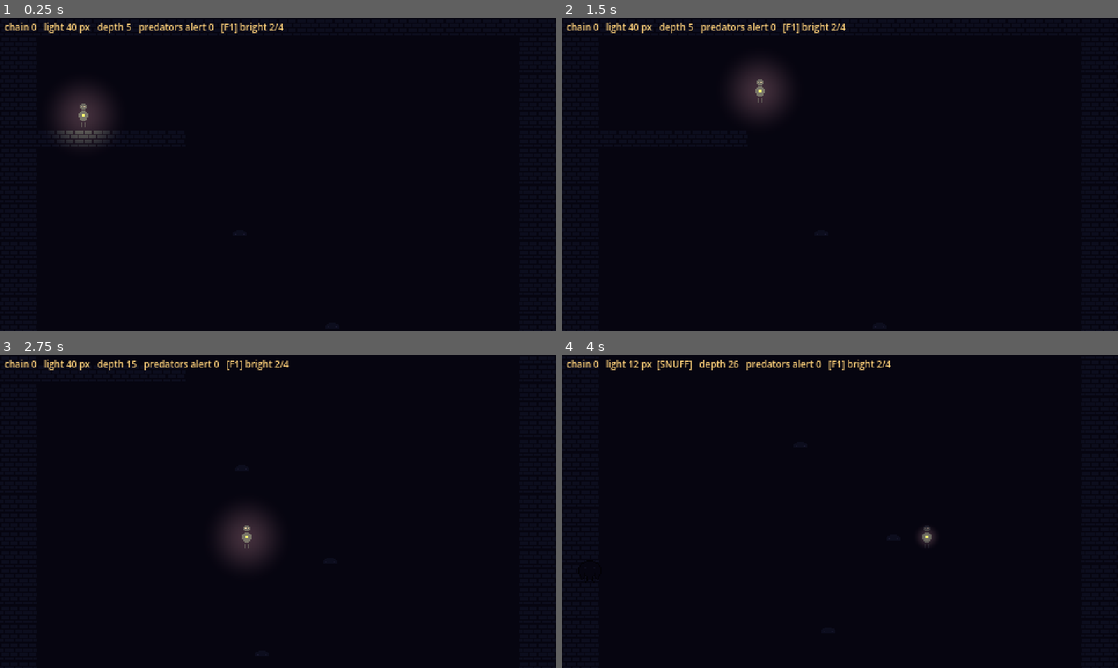
Above: before the commit, frames 1-4 (two rows, left to right).
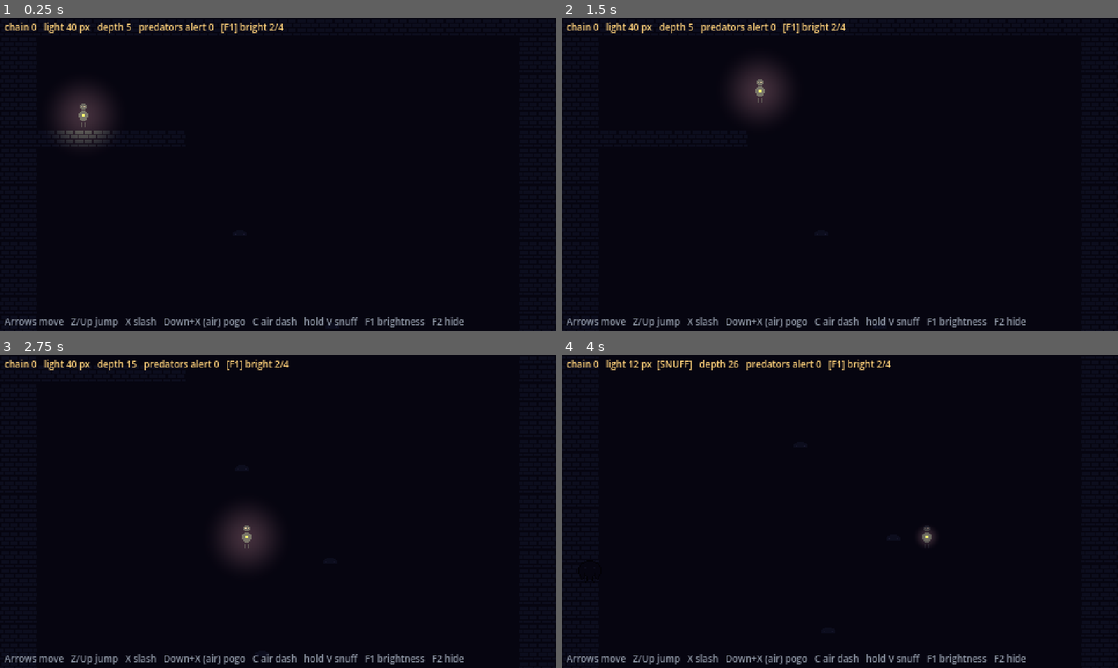
Above: after the commit, the same moments.

Repository: sonlemin/2d
Game: Godot game, scene res://scenes/shaft.tscn
The game is run twice, just before and just after one commit, with the same random seed, the same clock (stepped at 60 frames per second) and the same inputs.
Inputs:
- Up to frame 1 (0.25 s): no input
- Up to frame 2 (1.5 s): tap Enter at 0.5 s; hold Right (move_right) from 0.53 s (still down); tap C (dash) at 0.6 s; tap Z (jump) at 0.77, 0.8, 1.07, 1.35 s
- Up to frame 3 (2.75 s): tap Z (jump) at 1.52, 1.82, 2.3 s; tap C (dash) at 1.55 s; release Right (move_right) at 2.03 s; hold Left (move_left) from 2.03 s (still down); tap X (attack) at 2.1 s
- Up to frame 4 (4 s): release Left (move_left) at 2.78 s; hold Right (move_right) from 2.78 s (still down); tap C (dash) at 2.85 s; tap Z (jump) at 3.02, 3.32, 3.77, 3.8 s; hold V (light) from 3.53 s (still down)

The runs differ from the first frame. In frame 1, 1.0% of the frame differs, in the area x 0-84%, y 95-99%; in frame 2, 1.0%; in frame 3, 1.0%; in frame 4, 1.0%.

Commit message:
docs: on-screen controls bar (F2 toggles) + game/README.md
Co-Authored-By: Claude Opus 5.5 <noreply@anthropic.com>
Claude-Session: https://claude.ai/code/session_01YMih48V6tBoJbcPKSnhrn5

Diff:
--- a/game/scenes/shaft.tscn
+++ b/game/scenes/shaft.tscn
@@ -29,3 +29,12 @@
 theme_override_colors/font_color = Color(1, 0.823529, 0.478431, 1)
 theme_override_font_sizes/font_size = 8
 text = "chain 0"
+
+[node name="Controls" type="Label" parent="Debug"]
+offset_left = 4.0
+offset_top = 256.0
+offset_right = 476.0
+offset_bottom = 268.0
+theme_override_colors/font_color = Color(0.662745, 0.705882, 0.760784, 0.85)
+theme_override_font_sizes/font_size = 8
+text = "Arrows move   Z/Up jump   X slash   Down+X (air) pogo   C air dash   hold V snuff   F1 brightness   F2 hide"
--- a/game/scripts/shaft.gd
+++ b/game/scripts/shaft.gd
@@ -16,6 +16,7 @@
 const AMBIENT_TINT := Color(1.0, 0.86, 1.57)  # keeps the violet cast of the Edge palette
 
 static var ambient_index := 1  # static: survives the scene reload on death
+static var show_controls := true
 
 const LAYOUT: Array[String] = [
 	"##############################",
@@ -129,12 +130,14 @@
 @onready var _player: Player = $Player
 @onready var _debug: Label = $Debug/Label
 @onready var _darkness: CanvasModulate = $Darkness
+@onready var _controls: Label = $Debug/Controls
 
 var _deepest := 0.0
 
 
 func _ready() -> void:
 	_apply_ambient()
+	_controls.visible = show_controls
 	_walls.tile_set = _make_tileset()
 	_build()
 	_player.died.connect(_on_player_died)
@@ -195,9 +198,14 @@
 
 func _unhandled_input(event: InputEvent) -> void:
 	var key := event as InputEventKey
-	if key and key.pressed and not key.echo and key.physical_keycode == KEY_F1:
+	if not key or not key.pressed or key.echo:
+		return
+	if key.physical_keycode == KEY_F1:
 		ambient_index = (ambient_index + 1) % AMBIENT_LEVELS.size()
 		_apply_ambient()
+	elif key.physical_keycode == KEY_F2:
+		show_controls = not show_controls
+		_controls.visible = show_controls
 
 
 func _apply_ambient() -> void:
